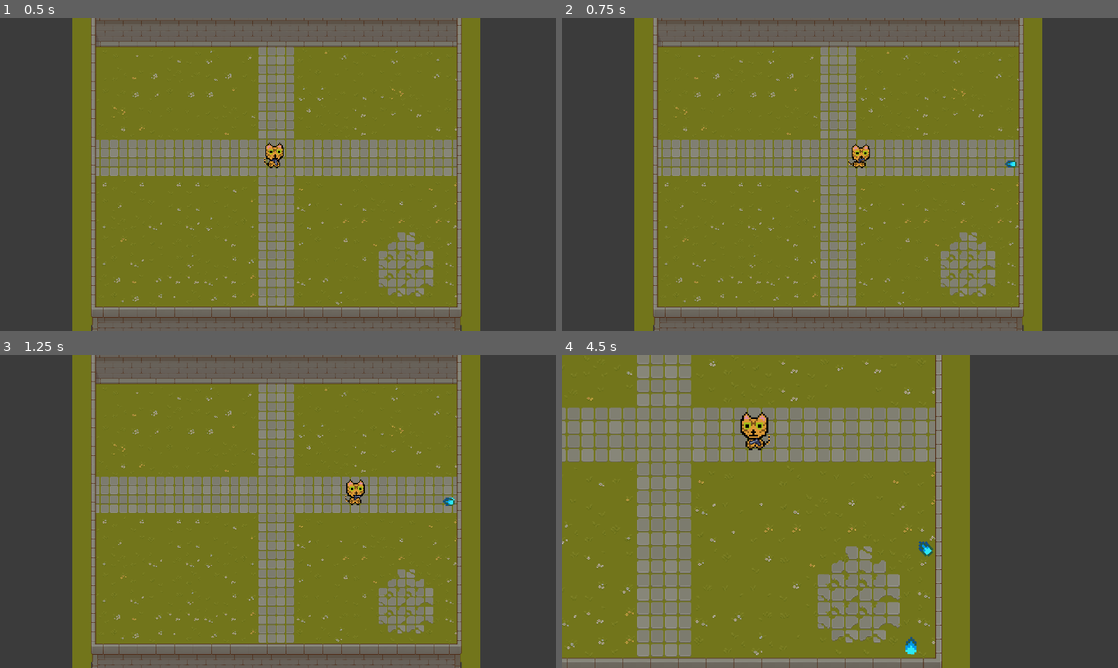
Above: before the commit, frames 1-4 (two rows, left to right).
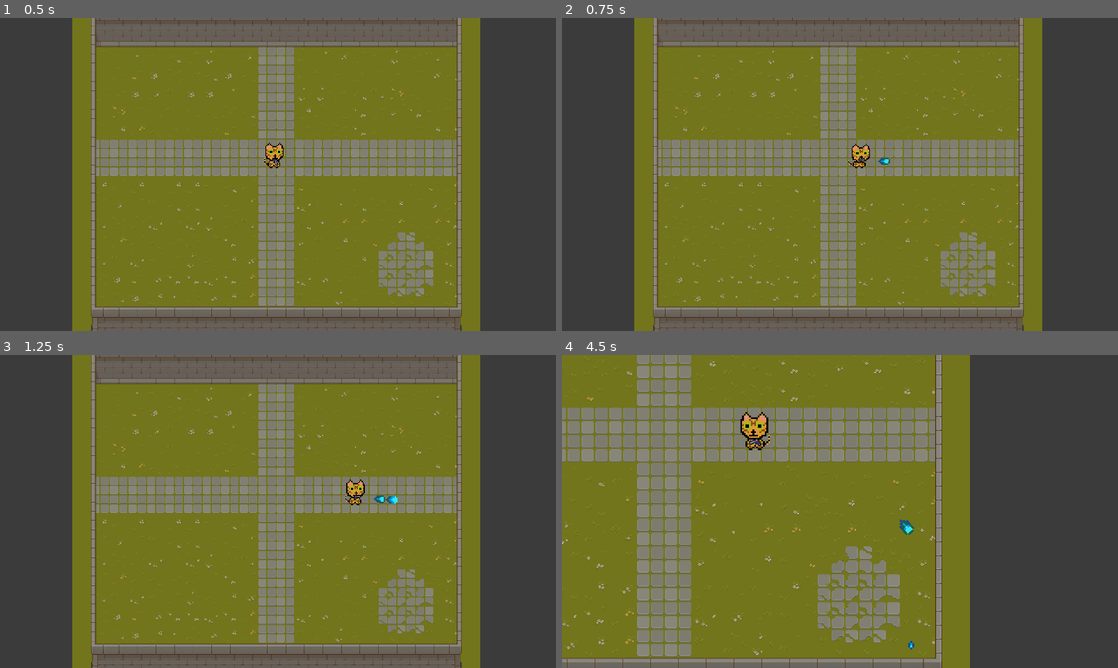
Above: after the commit, the same moments.

Repository: KaiyuCR7/AdventureGameJam2023
Game: Godot game, scene res://Scenes/MainScenes/world.tscn
The game is run twice, just before and just after one commit, with the same random seed, the same clock (stepped at 60 frames per second) and the same inputs.
Inputs (mouse positions are in pixels of both pictures, inside the frame that each line leads up to):
- Up to frame 1 (0.5 s): no input
- Up to frame 2 (0.75 s): tap Enter at 0.5 s; move the mouse to (962, 158) at 0.52 s; press the mouse at (962, 158) at 0.53 s; hold D (MoveRight) from 0.53 s (still down)
- Up to frame 3 (1.25 s): keep holding D (MoveRight)
- Up to frame 4 (4.5 s): move the mouse to (728, 527) at 1.27 s; release D (MoveRight) at 1.28 s; release the mouse at (728, 527) at 1.28 s; hold S (MoveDown) 1.28-2.03 s; tap Space (swapCamera) at 1.35, 2.85, 4.35 s; move the mouse to (895, 442) at 2.02 s; press the mouse at (895, 442) at 2.03 s; hold D (MoveRight) 2.03-2.78 s; move the mouse to (812, 574) at 2.77 s; release the mouse at (812, 574) at 2.78 s; hold W (MoveUp) 2.78-3.53 s; move the mouse to (1006, 558) at 3.52 s; press the mouse at (1006, 558) at 3.53 s; hold A (MoveLeft) from 3.53 s (still down); move the mouse to (673, 464) at 4.27 s; release the mouse at (673, 464) at 4.28 s

Frame 1 is identical in both runs. In frame 2, less than 0.1% of the frame differs, in the area x 56-82%, y 44-48%; in frame 3, 0.1%; in frame 4, 0.3%, in the area x 60-67%, y 52-96%.
Error before the commit: Invalid access to property or key 'canBounce' on a base object of type 'Node (Global.gd)'. (res://Scenes/MainScenes/bulletTest.gd:54)

Commit message:
Add files via upload

Diff:
--- a/AdvGameJam2023 - Name/Global.gd
+++ b/AdvGameJam2023 - Name/Global.gd
@@ -1,10 +1,24 @@
 extends Node
 
+var level = 0
 
-var level = 0
+var enemyHealth = 3
+var weaponDamage = 1
+var enemyDamage = 1
+var enemyHit = false
+var enemyDead = false
+var playerPos = Vector2(0,0)
+var playerHealth = 3
+var enemySpeed = 80
+
+
+var paused = false
 var bulletHit = false
-var paused = false
 
+
+#For Bullet Bounce
+var canBounce = false
+var bounceAmount = 1
 
 func setBulletHit(hit):
 	bulletHit = hit
@@ -12,17 +26,71 @@
 func getBulletHit():
 	return bulletHit
 
+func getEnemySpeed():
+	return enemySpeed
+
+func setEnemySpeed(speed):
+	enemySpeed = speed
+
+func getPlayerHealth():
+	return playerHealth
+
+func setPlayerHealth(health):
+	playerHealth = health
+
+func getPlayerPositionX():
+	return playerPos.x
+
+func setPlayerPositionX(position):
+	playerPos.x = position
+
+func getPlayerPositionY():
+	return playerPos.y
+
+func setPlayerPositionY(position):
+	playerPos.y = position
+
+func getHealth():
+	return enemyHealth
+
+func setHealth(health):
+	enemyHealth = health
+
+func getWeaponDamage():
+	return weaponDamage
+
+func setWeaponDamage(damage):
+	weaponDamage = damage
+
+func getEnemyDamage():
+	return enemyDamage
+
+func setEnemyDamage(damage):
+	enemyDamage = damage
+
+func getEnemyHit():
+	return enemyHit
+
+func setEnemyHit(hit):
+	enemyHit = hit
+
+func getEnemyDead():
+	return enemyDead
+
+func setEnemyDead(dead):
+	enemyDead = dead
+
 # Each Weapon Stats - [Firerate, Speed, Damage, Projectiles, Lifetime]
 var weaponData = {																		\
-	0:{"Firerate":0.5,  "Speed":300,  "Damage":1, "Projectiles":1, "Lifetime":2}, 		\
-	1:{"Firerate":0.2,  "Speed":300,  "Damage":1, "Projectiles":1, "Lifetime":2}, 		\
-	2:{"Firerate":0.3,  "Speed":400,  "Damage":1, "Projectiles":1, "Lifetime":2}, 		\
-	3:{"Firerate":0.1,  "Speed":400,  "Damage":1, "Projectiles":1, "Lifetime":2}, 		\
-	4:{"Firerate":0.6,  "Speed":600,  "Damage":1, "Projectiles":5, "Lifetime":0.5}, 	\
-	5:{"Firerate":0.6,  "Speed":800,  "Damage":1, "Projectiles":1, "Lifetime":0.1}, 	\
-	6:{"Firerate":0.6,  "Speed":800,  "Damage":1, "Projectiles":1, "Lifetime":0.1}, 	\
-	7:{"Firerate":0.6,  "Speed":1000, "Damage":1, "Projectiles":1, "Lifetime":2}, 		\
-	8:{"Firerate":0.01, "Speed":1000, "Damage":1, "Projectiles":10, "Lifetime":2}}		\
+	0:{"Firerate":0.5,  "Speed":4,  "Damage":1, "Projectiles":1, "Lifetime":2}, 		\
+	1:{"Firerate":0.2,  "Speed":3,  "Damage":1, "Projectiles":1, "Lifetime":2}, 		\
+	2:{"Firerate":0.3,  "Speed":4,  "Damage":1, "Projectiles":1, "Lifetime":2}, 		\
+	3:{"Firerate":0.1,  "Speed":4,  "Damage":1, "Projectiles":1, "Lifetime":2}, 		\
+	4:{"Firerate":0.6,  "Speed":6,  "Damage":1, "Projectiles":5, "Lifetime":0.5}, 	\
+	5:{"Firerate":0.6,  "Speed":8,  "Damage":1, "Projectiles":1, "Lifetime":0.1}, 	\
+	6:{"Firerate":0.6,  "Speed":8,  "Damage":1, "Projectiles":1, "Lifetime":0.1}, 	\
+	7:{"Firerate":0.6,  "Speed":10, "Damage":1, "Projectiles":1, "Lifetime":2}, 		\
+	8:{"Firerate":0.01, "Speed":10, "Damage":1, "Projectiles":10, "Lifetime":2}}		\
 
 # Current Weapon List - Subject to Change
 # 0 - Pistol
